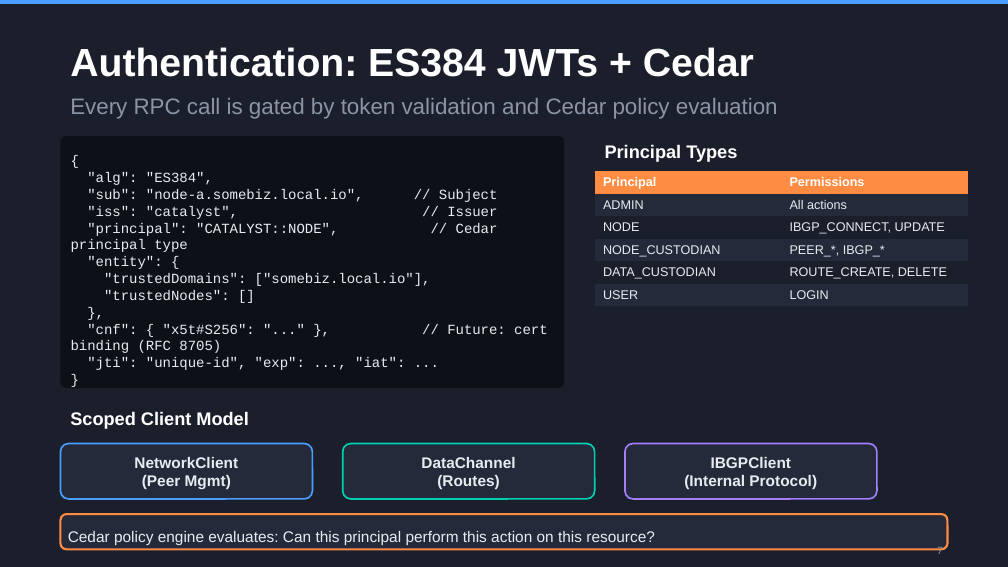
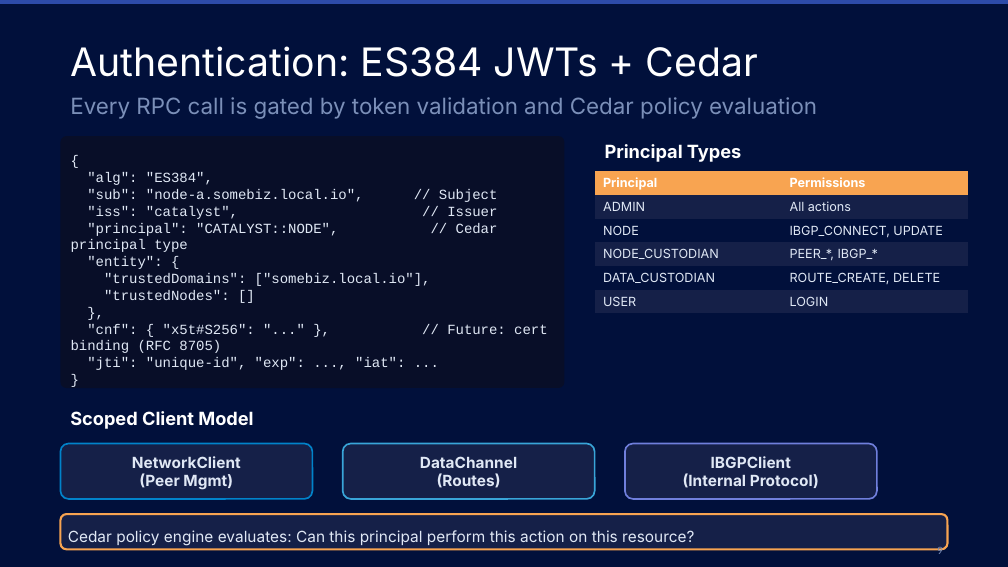
Before and after one commit to orbisoperations/catalyst-router, a slide deck: slide 9 of docker-compose/catalyst-router-deck.pptx (slide 7 before the commit). Drawn at 1008x567 pixels with LibreOffice and Linux fonts; fonts in the diff are those of the drawing. Boxes give left, top, right and bottom in pixels: in the first picture for what was removed or moved away, otherwise in the second. Text is boxed around its words. In the diff, an @@ line names an element or a change of style, - is before the commit and + after.

```diff
--- a/docker-compose/catalyst-router-deck.pptx
+++ b/docker-compose/catalyst-router-deck.pptx
@@ background #1B1F2B to #01103B @@
@@ rectangle at (0,0,1008,4): fill #4A9EFF to #2D4BA9 @@
@@ text "Authentication: ES384 JWTs + Cedar" at (70,46,758,77): font Arial to Inter, bold off @@
@@ text "Every RPC call is gated ..." at (70,97,817,119): font Arial to Inter, text colour #8B95A5 to #7B8FB8 @@
@@ rounded rectangle "{" at (60,136,564,388): text colour #E8ECF1 to #E0E8F5; fill #0D1117 to #080E28 @@
@@ text "Principal Types" at (605,144,741,162): font Arial to Inter @@
@@ table at (595,171,968,310) @@
@@ fill #FF8C42 to #F8A451 in row 1 @@
@@ fill #252A3A to #152048 in 6 cells @@
@@ fill #1B1F2B to #01103B in 4 cells @@
@@ font Arial to Inter @@
@@ text colour #E8ECF1 to #E0E8F5 in "ADMIN", "All actions", "NODE", "IBGP_CONNECT, UPDATE" and 6 more places @@
@@ text "Scoped Client Model" at (70,411,253,429): font Arial to Inter @@
@@ rounded rectangle "NetworkClient" at (60,444,312,499): font Arial to Inter, text colour #E8ECF1 to #E0E8F5; fill #252A3A to #152048; outline #4A9EFF 1.2 pt to #0183CA 1.2 pt @@
@@ rounded rectangle "DataChannel" at (343,444,595,499): font Arial to Inter, text colour #E8ECF1 to #E0E8F5; fill #252A3A to #152048; outline #00D1B2 1.2 pt to #39A5D8 1.2 pt @@
@@ rounded rectangle "IBGPClient" at (625,444,877,499): font Arial to Inter, text colour #E8ECF1 to #E0E8F5; fill #252A3A to #152048; outline #A37EFF 1.2 pt to #707FDC 1.2 pt @@
@@ rounded rectangle "Cedar policy engine evaluates: Can ..." at (60,514,948,549): font Arial to Inter, text colour #E8ECF1 to #E0E8F5; fill #252A3A to #152048; outline #FF8C42 1.5 pt to #F8A451 1.5 pt @@
@@ page number at (937,547,943,554): text changed; text colour #8B95A5 to #7B8FB8 @@
-7
+9
```
Also in this commit, not shown: 15 other slides changed, 2 slides added, 1 other file.
